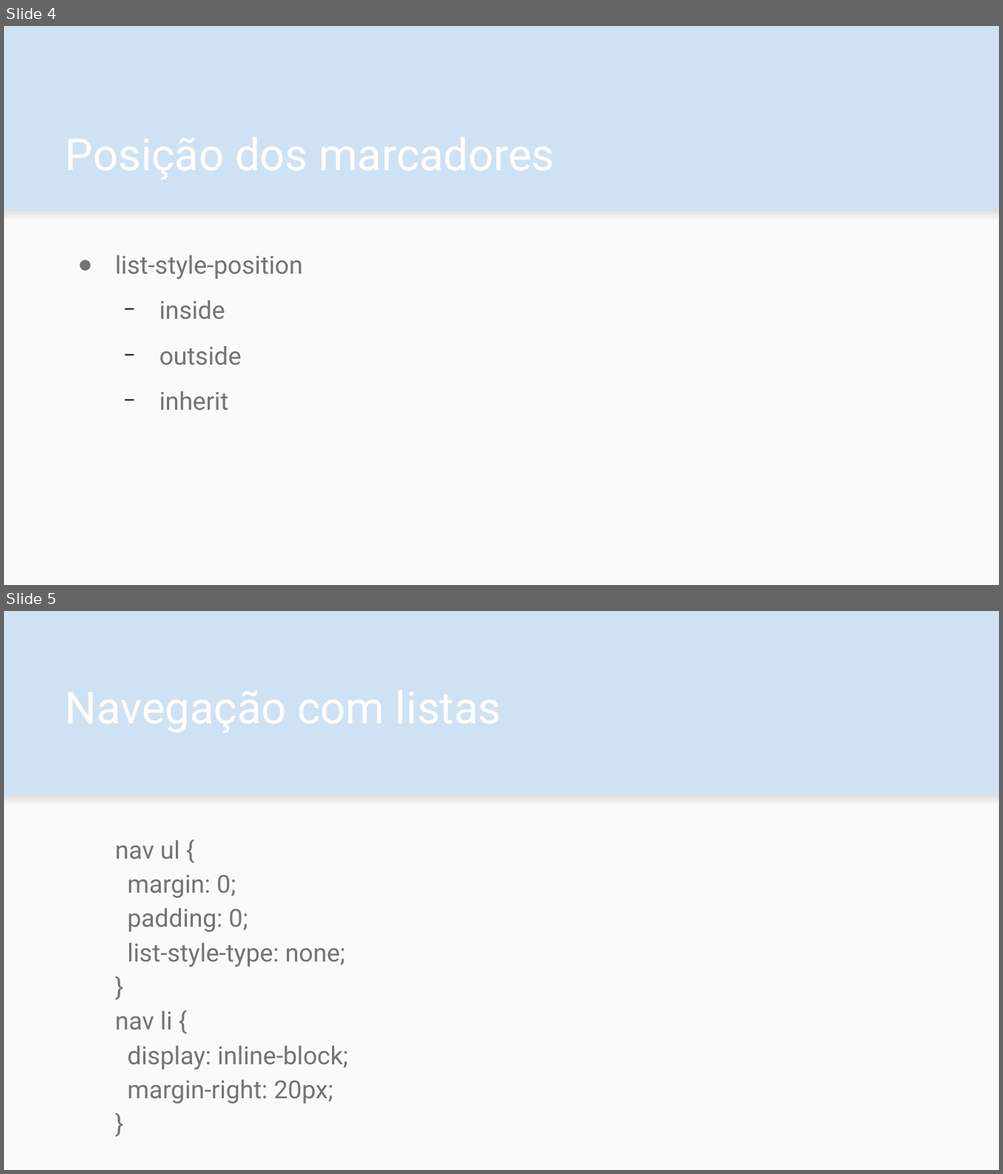
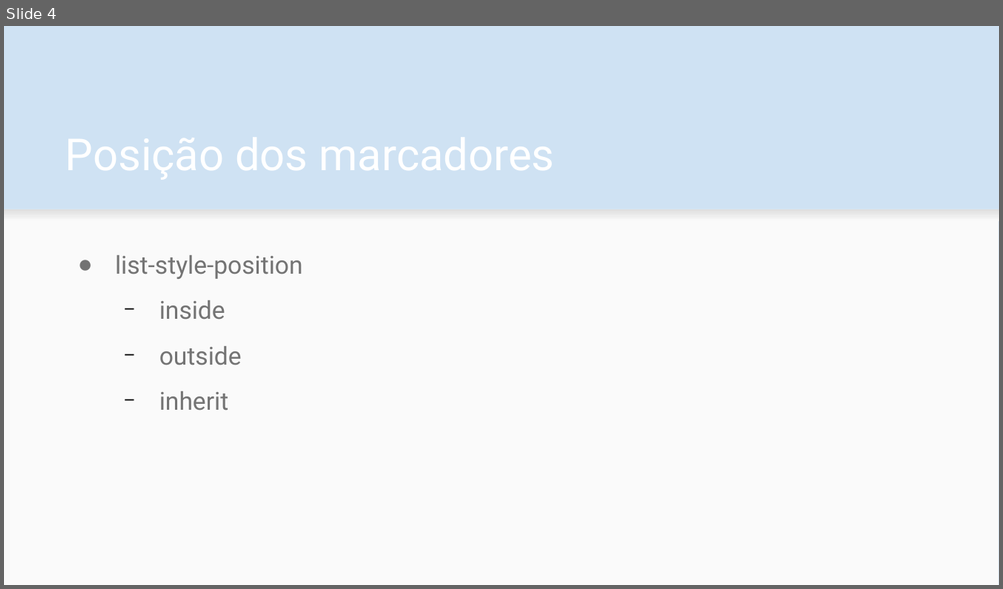
Before and after one commit to fboldt/aulasweb, a slide deck: slides/CSS - Listas.odp. Shown one above the other, each under a label of ours: slides 4 and 5 before the commit, slide 4 after it. The pictures are 1003x1174 and 1003x589 pixels, drawn with LibreOffice and Linux fonts; fonts in the diff are those of the drawing. Boxes give left, top, right and bottom in pixels: in the first picture for what was removed or moved away, otherwise in the second. Text is boxed around its words. In the diff, an @@ line names an element or a change of style, - is before the commit and + after.

Commit message:
aula listas CSS

```diff
--- a/slides/CSS - Listas.odp
+++ b/slides/CSS - Listas.odp
@@ slide 5 removed at (x1=4, y1=611, x2=999, y2=1170), background #CFE2F3; not listed: 2 template elements that a slide beside it also shows @@
@@ text removed at (x1=115, y1=840, x2=347, y2=1104) @@
-nav ul {
-margin: 0;
-padding: 0;
-list-style-type: none;
-}
-nav li {
-display: inline-block;
-margin-right: 20px;
-}
```
Also in this commit, not shown: 2 slides changed, 2 other files.
